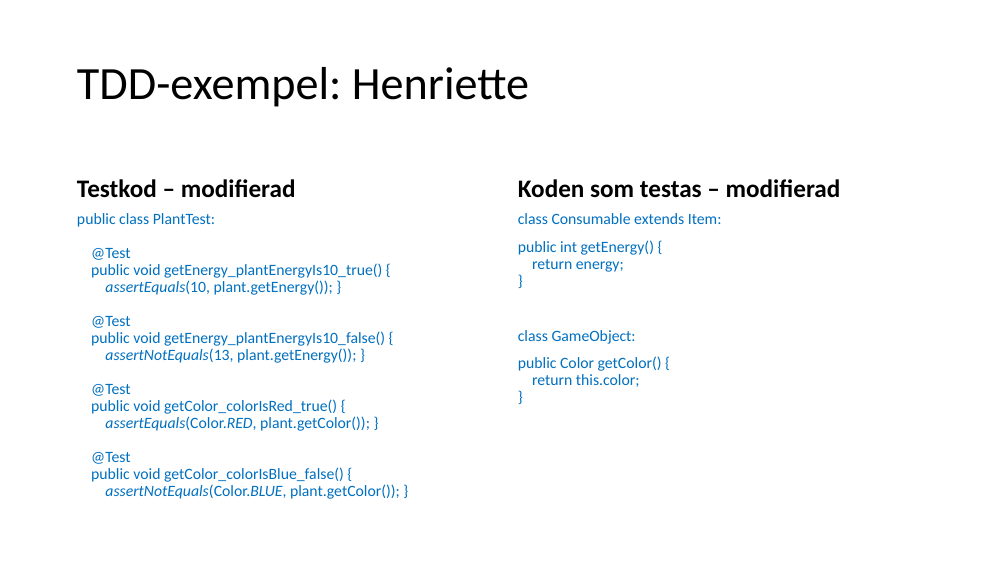
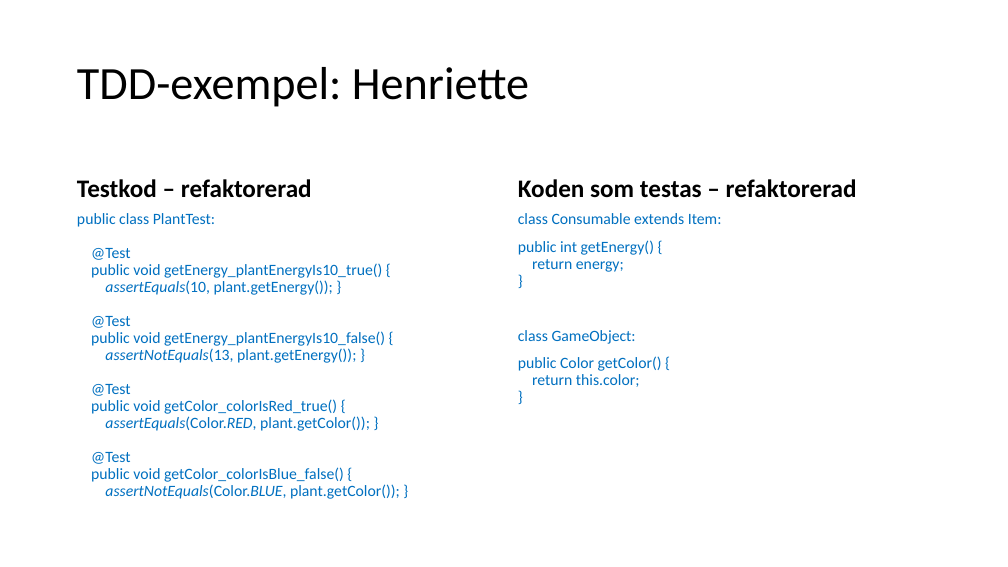
Before and after one commit to hampusidstam/InteGame, a slide deck: slide 16 of docs/Slutredovisning_grp5_v8.pptx. Drawn at 1008x567 pixels with LibreOffice and Linux fonts; fonts in the diff are those of the drawing. Boxes give left, top, right and bottom in pixels: in the first picture for what was removed or moved away, otherwise in the second. Text is boxed around its words. In the diff, an @@ line names an element or a change of style, - is before the commit and + after.

```diff
--- a/docs/Slutredovisning_grp5_v8.pptx
+++ b/docs/Slutredovisning_grp5_v8.pptx
@@ text at box(77, 179, 312, 198): text changed @@
-Testkod – modifierad
+Testkod – refaktorerad
@@ text at box(518, 179, 857, 198): text changed @@
-Koden som testas – modifierad
+Koden som testas – refaktorerad
```
Also in this commit, not shown: 6 other slides changed.
